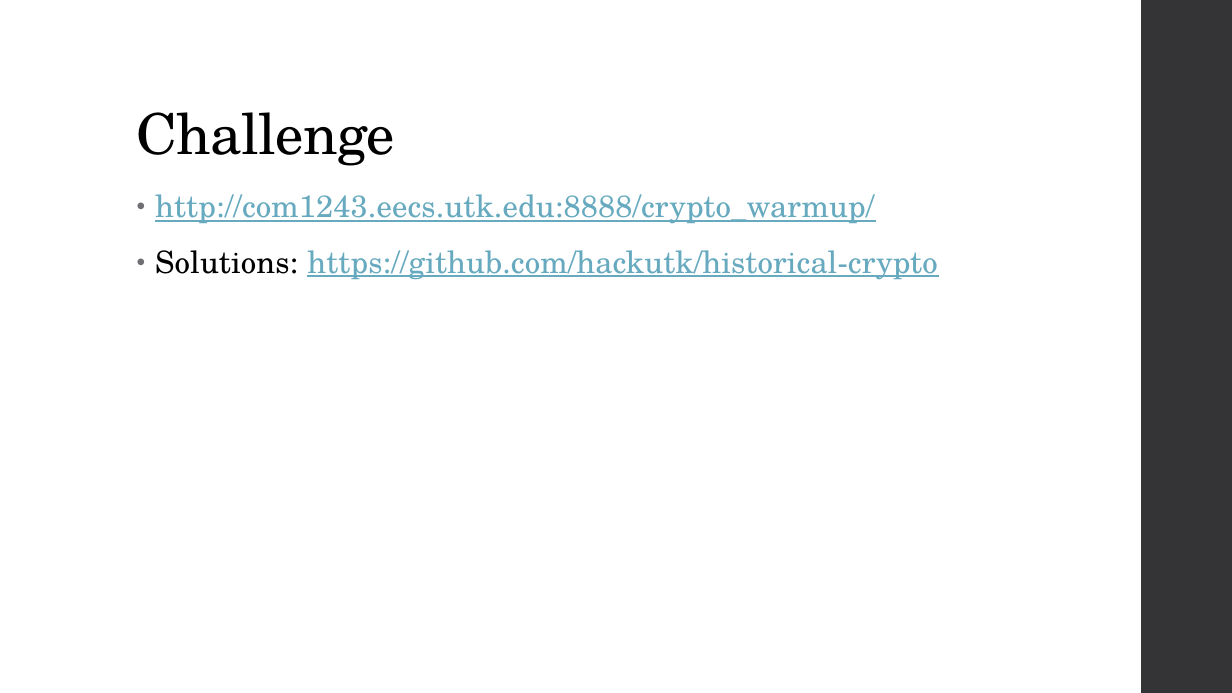
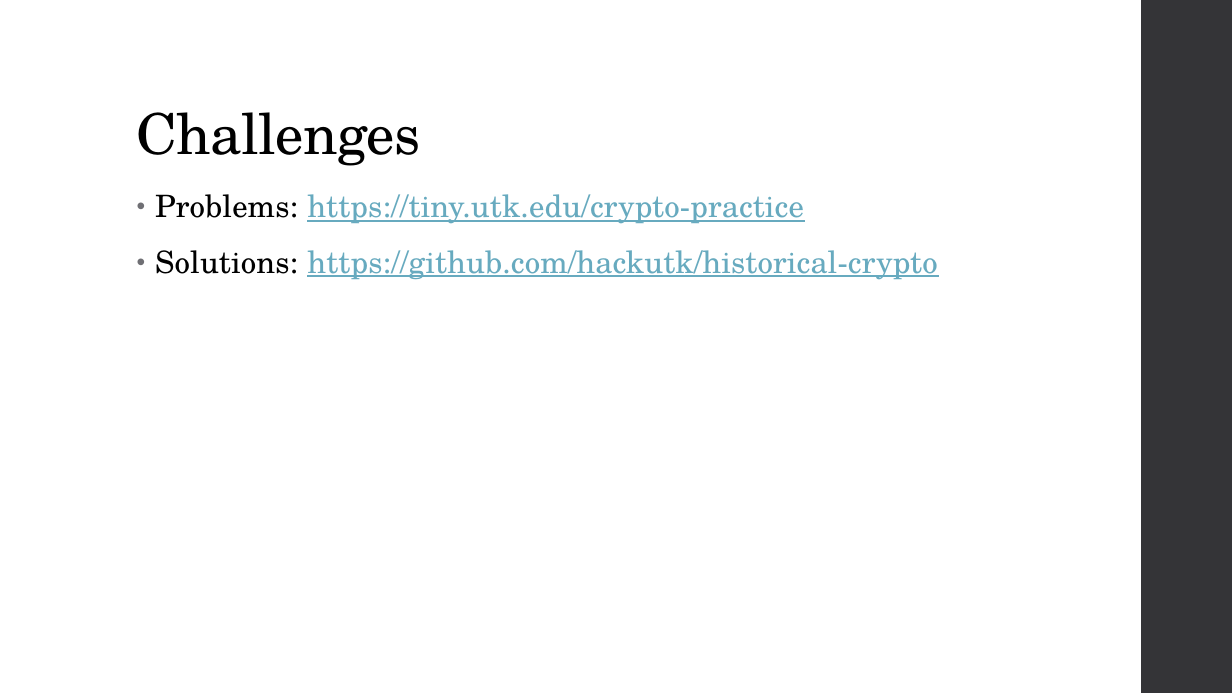
Before and after one commit to hackutk/historical-crypto, a slide deck: slide 10 of Crypto-101.pptx. Drawn at 1232x693 pixels with LibreOffice and Linux fonts; fonts in the diff are those of the drawing. Boxes give left, top, right and bottom in pixels: in the first picture for what was removed or moved away, otherwise in the second. Text is boxed around its words. In the diff, an @@ line names an element or a change of style, - is before the commit and + after.

Commit message:
Use link shortner for challenges

```diff
--- a/Crypto-101.pptx
+++ b/Crypto-101.pptx
@@ title at (137, 112, 421, 166): text changed @@
-Challenge
+Challenges
@@ text at (155, 194, 804, 224): text changed @@
-• http://com1243.eecs.utk.edu:8888/crypto_warmup/
+• Problems: https://tiny.utk.edu/crypto-practice
```
